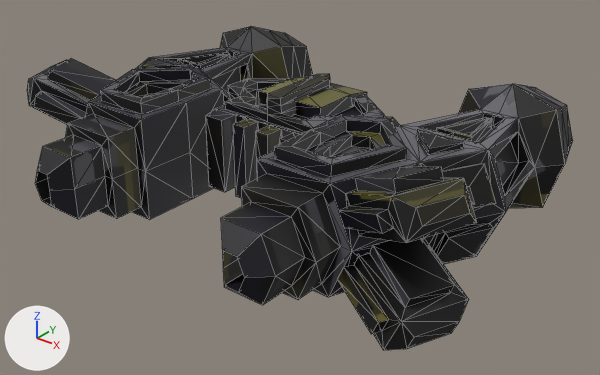
The OBJ model CSE125Group2Game/CSE125Group2Game/Assets/models/usership/yellow/usership-yellow.obj, before and after one commit.
The view is the same before and after, from a camera (50 mm lens) standing at (9.41, -9.43, 6.31) and looking at (0.39, 1.84, -0.68). Every picture has the same lights, and +X, +Y and +Z are marked at lower left. Mesh edges are drawn as thin lines. Where no turn or scale is listed for an object, it has been applied to the vertices. Vertices at the same position are counted once.

Objects in the first picture: 'Spaceship.007_Spaceship-mesh.007'.
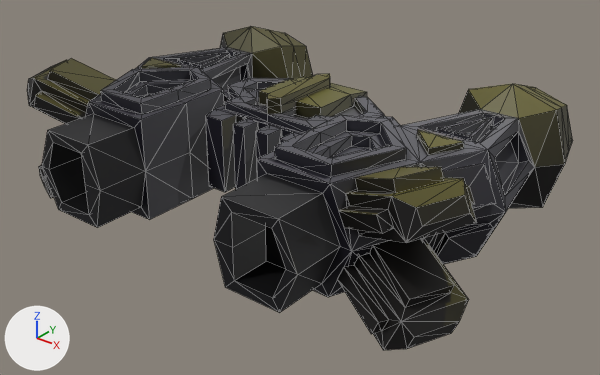
Edits to the bpy script that builds the scene:
```text
Change me_spaceship_007_spaceship_mesh_007:
    used by ob_spaceship_007_spaceship_mesh_007; location = (0.0, 0.0, 0.0)
    remove me_spaceship_007_spaceship_mesh_007.from_pydata(...)  # 890 vertices, 1703 faces, 4 loose edges; spans x -4.87..4.79, y -2.0..5.84, z -1.35..1.36
    add me_spaceship_007_spaceship_mesh_007.from_pydata(...)  # 877 vertices, 1668 faces, 4 loose edges; spans x -4.87..4.79, y -1.46..5.84, z -1.35..1.36
    me_spaceship_007_spaceship_mesh_007 part 1
    18 vertices are removed from x -2.85..-1.61, y -2.0..-0.43, z -0.64..0.76
    47 faces are deleted
    7 vertices in x -3.07..-1.61, y -1.02, z -0.84..0.76 move by (0.0, -0.44, 0.0)
    11 vertices are added at x -2.85..-1.41, y -1.46..-0.43, z -0.64..0.76
    9 new faces join them, mat_cockpit_body (picture img_usership_uv_yellow_png)
    20 new faces join them, mat_black (picture img_usership_uv_yellow_png)
    me_spaceship_007_spaceship_mesh_007 part 2
    18 vertices are removed from x 1.73..2.77, y -2.0..-1.02, z -0.64..0.56
    36 faces are deleted
    5 vertices in x 1.53..2.99, y -1.02, z -0.84..0.76 move by (0.0, -0.44, 0.0)
    2 vertices move from x 1.53, y -1.02..-0.43, z -0.04 to x 1.32, y -1.46..-0.43, z -0.04
    6 vertices are added at (2.51, -1.46, -0.64), (1.73, -1.46, -0.64), (1.73, -1.46, -0.04), (1.73, -1.46, 0.56), (2.51, -1.46, 0.56), (2.77, -1.46, -0.04)
    6 new vertices lie (0.0, 0.76, 0.0) away from vertices in x 1.73..2.77, y -1.46, z -0.64..0.56
    19 new faces join them, mat_black (picture img_usership_uv_yellow_png)
    me_spaceship_007_spaceship_mesh_007 part 3: 1418 kept faces spanning x -4.87..4.79, y -1.46..5.84, z -1.35..1.36 get new texture (UV) coordinates
```

Location of each change, (x1, y1, x2, y2) in pixels of the pictures (600 x 375 px):
part 1 of me_spaceship_007_spaceship_mesh_007, cut back
    before: (35, 103, 192, 220)
    after: (42, 103, 192, 228)
part 2 of me_spaceship_007_spaceship_mesh_007, cut back
    before: (221, 174, 340, 305)
    after: (214, 174, 340, 313)
part 3 of me_spaceship_007_spaceship_mesh_007, surface changed
    both: (31, 26, 572, 327)
